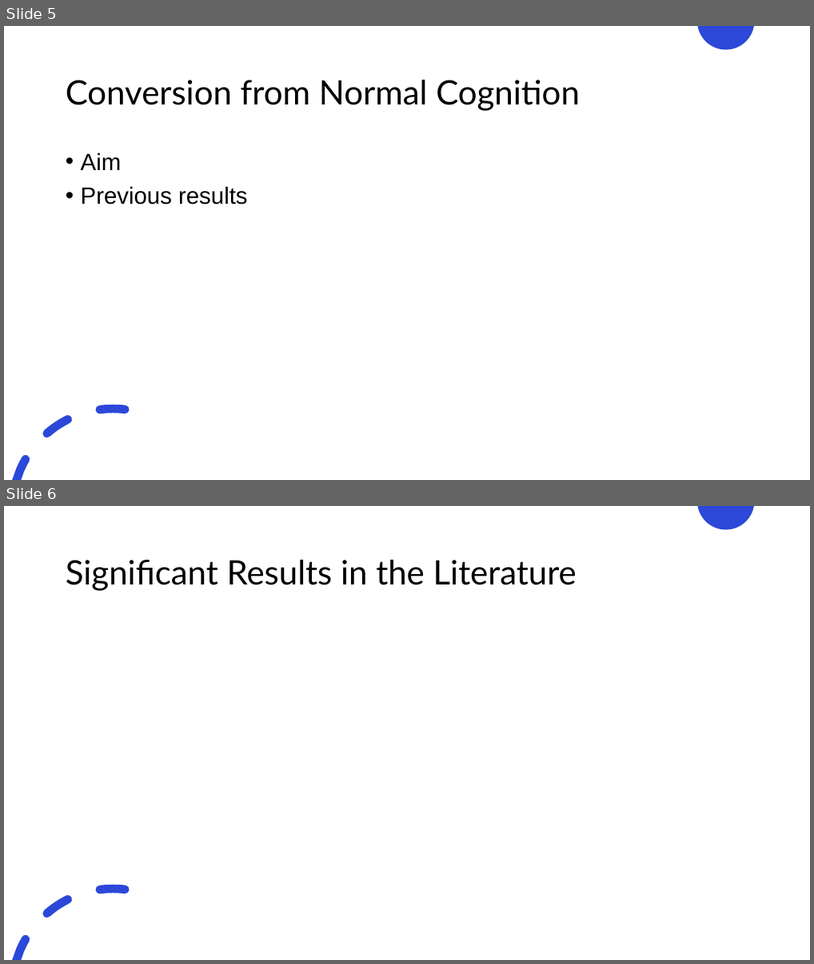
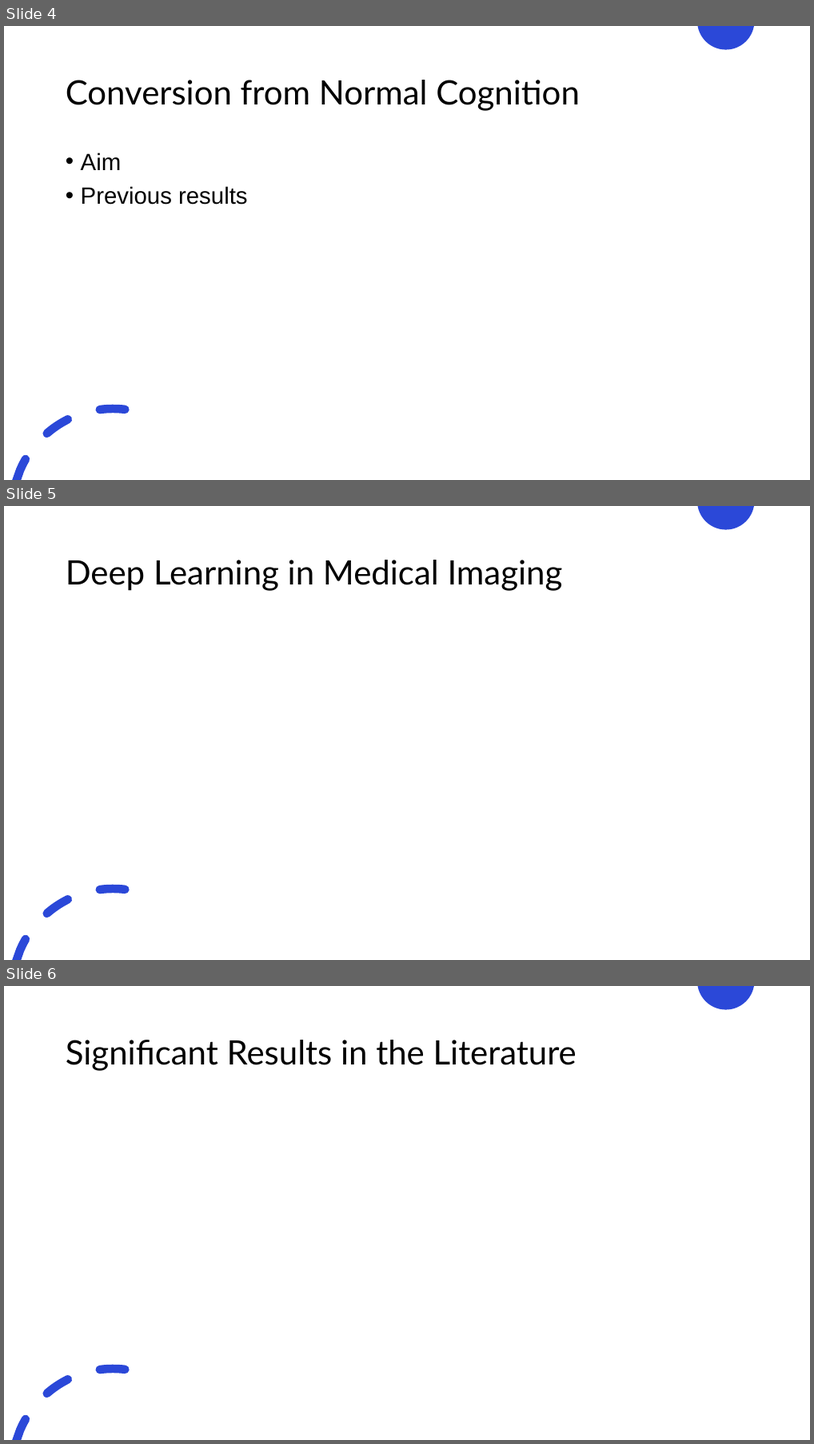
Before and after one commit to justin-bardwell/JB_AD, a slide deck: 21961992_Seminar.pptx. Shown one above the other, each under a label of ours: slides 5 and 6 before the commit, slides 4, 5 and 6 after it. The pictures are 814x964 and 814x1444 pixels, drawn with LibreOffice and Linux fonts; fonts in the diff are those of the drawing. Boxes give left, top, right and bottom in pixels: in the first picture for what was removed or moved away, otherwise in the second. Text is boxed around its words. In the diff, an @@ line names an element or a change of style, - is before the commit and + after.

```diff
--- a/21961992_Seminar.pptx
+++ b/21961992_Seminar.pptx
@@ slide 5 added at (4,506,810,960), background #FFFFFF; not listed: 2 template elements that a slide beside it also shows @@
@@ title added at (66,560,563,591), 40 pt, text #000000 @@
+Deep Learning in Medical Imaging
@@ what was slide 5 is now slide 4 @@
```
Also in this commit, not shown: 4 slides changed, 1 other slide added, 1 slide removed, 9 other files.
